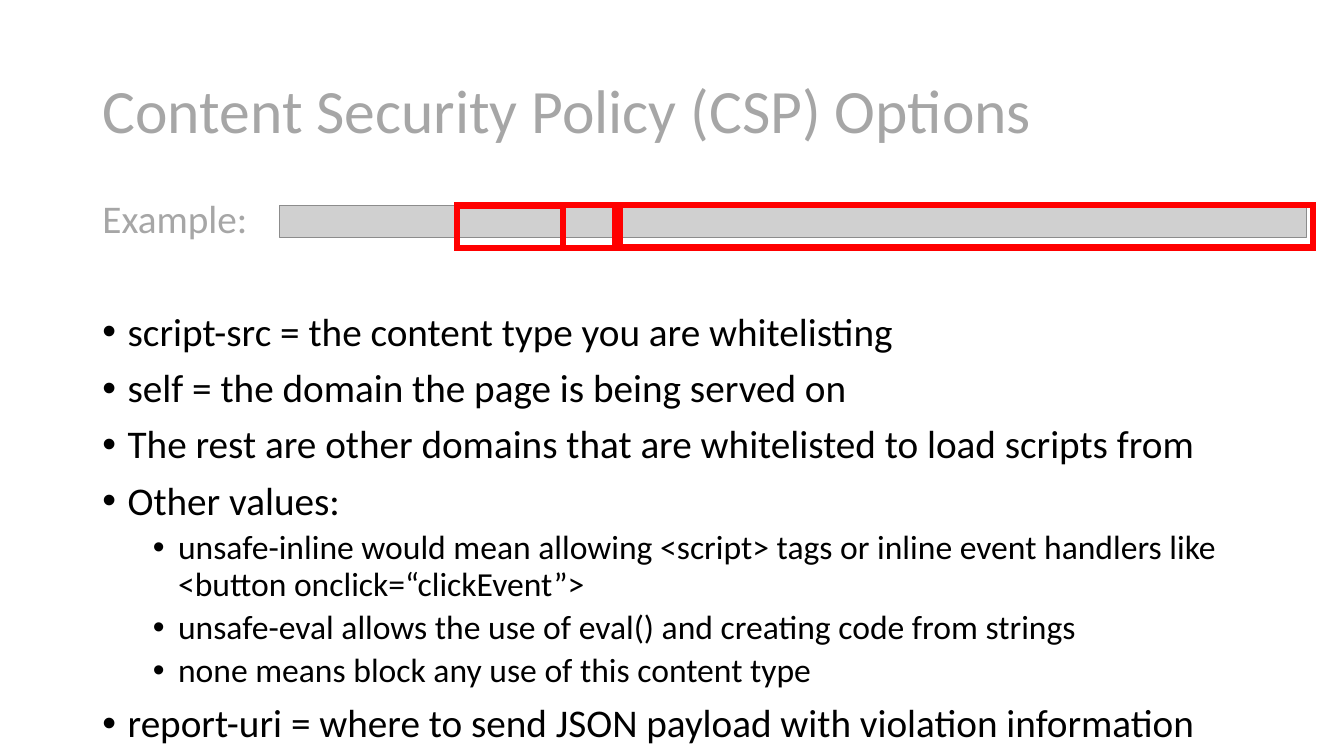
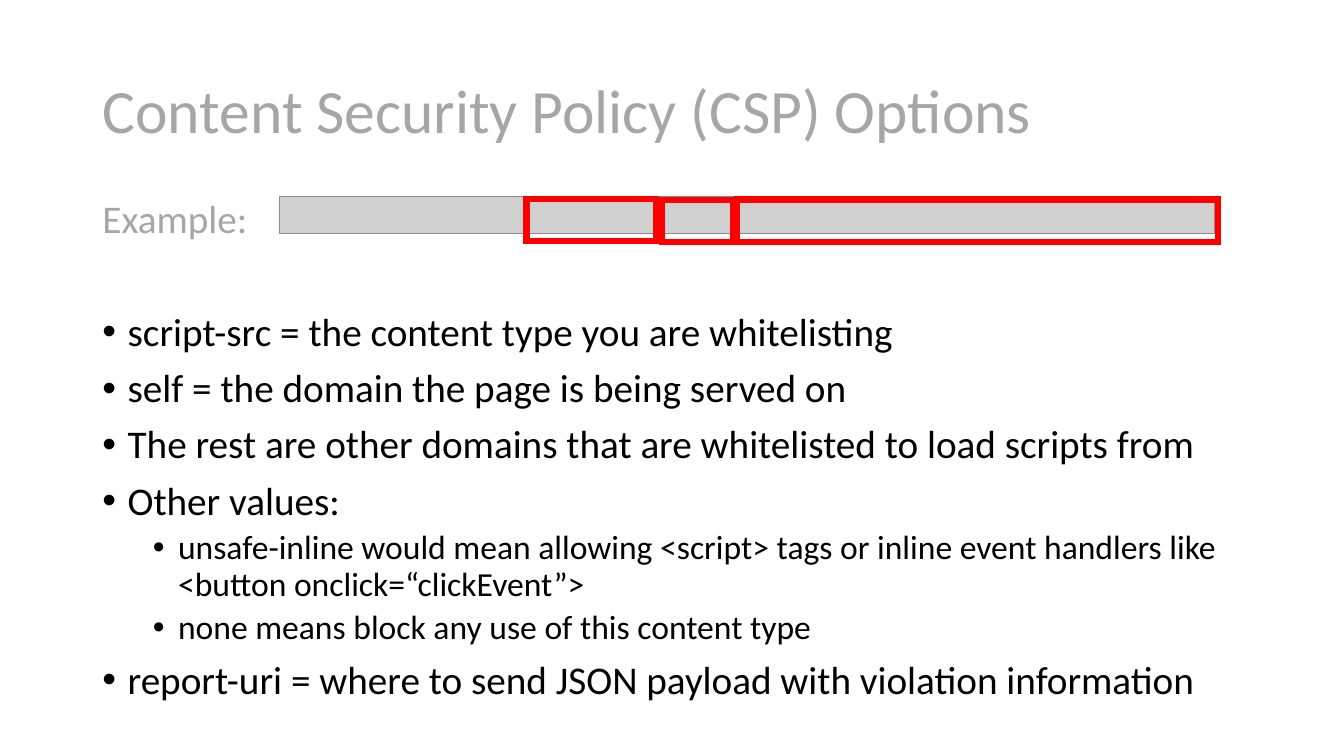
Before and after one commit to scottsauber/security-headers-talk, a slide deck: slide 38 of Security Headers Explained.pptx. Drawn at 1344x756 pixels with LibreOffice and Linux fonts; fonts in the diff are those of the drawing; grey boxes stand for pictures. Boxes give left, top, right and bottom in pixels: in the first picture for what was removed or moved away, otherwise in the second. Text is boxed around its words. In the diff, an @@ line names an element or a change of style, - is before the commit and + after.

Commit message:
update ppt

```diff
--- a/Security Headers Explained.pptx
+++ b/Security Headers Explained.pptx
@@ picture: place and size @@
-picture at <box>279,206,1307,238</box>
+picture at <box>279,197,1214,233</box>
@@ rectangle: place and size @@
-rectangle at <box>457,206,563,248</box>
+rectangle at <box>526,199,656,241</box>
@@ rectangle: place and size @@
-rectangle at <box>563,206,620,248</box>
+rectangle at <box>662,200,734,242</box>
@@ rectangle: place and size @@
-rectangle at <box>615,206,1313,248</box>
+rectangle at <box>737,200,1218,242</box>
@@ text at <box>178,614,1076,645</box>: paragraph removed @@
-  • unsafe-eval allows the use of eval() and creating code from strings
```
Also in this commit, not shown: 2 other slides changed.
